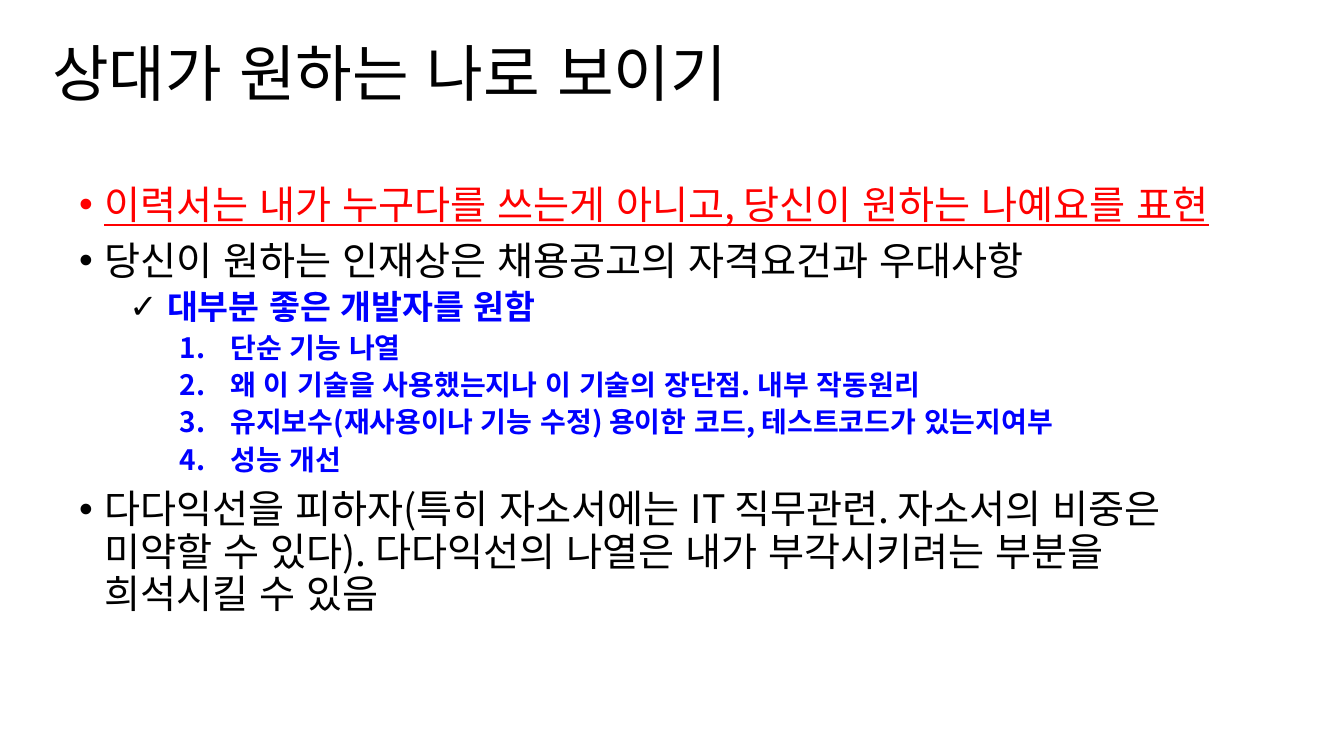
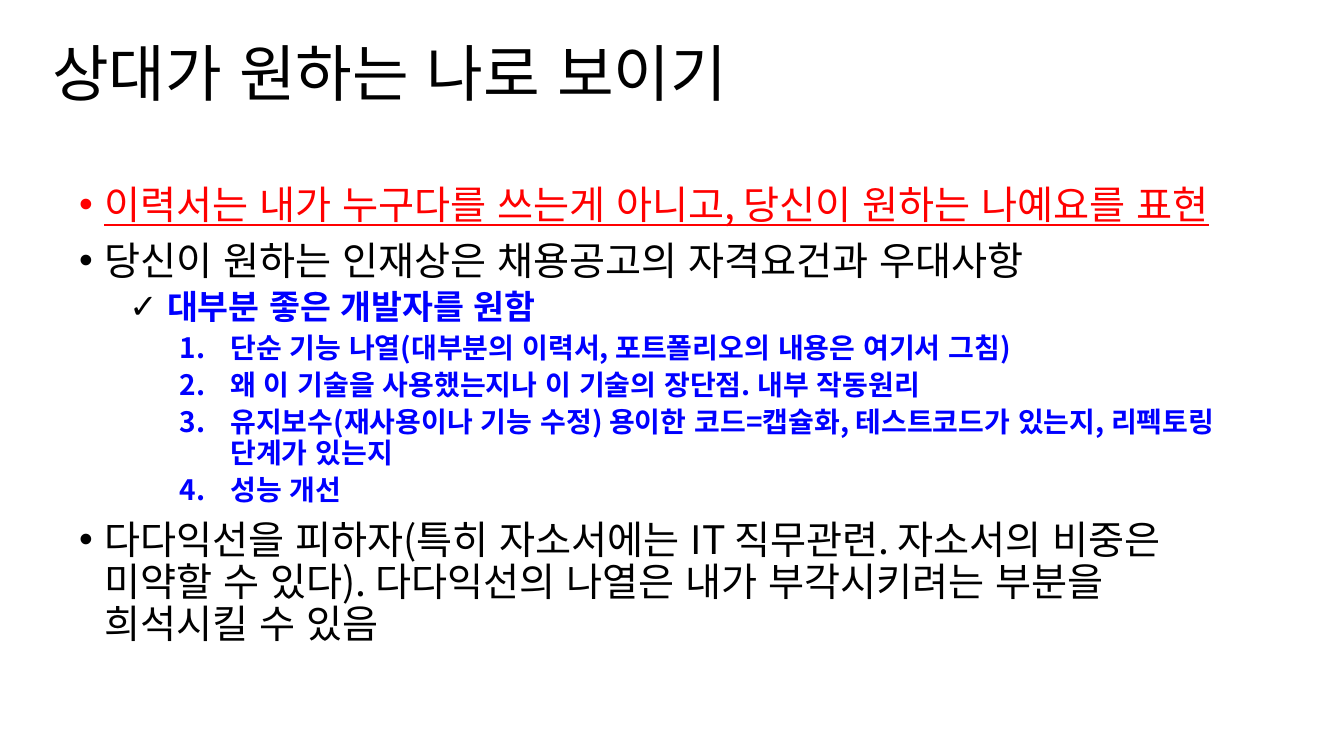
Before and after one commit to yisy0703/ai, a slide deck: slide 1 of 취업/상대가 원하는 나로 보이기.pptx. Drawn at 1344x756 pixels with LibreOffice and Linux fonts; fonts in the diff are those of the drawing. Boxes give left, top, right and bottom in pixels: in the first picture for what was removed or moved away, otherwise in the second. Text is boxed around its words. In the diff, an @@ line names an element or a change of style, - is before the commit and + after.

Commit message:
이력서및포트폴리오

```diff
--- a/취업/상대가 원하는 나로 보이기.pptx
+++ b/취업/상대가 원하는 나로 보이기.pptx
@@ text at (230,334,1011,364): text changed @@
-    1. 단순 기능 나열
+    1. 단순 기능 나열(대부분의 이력서, 포트폴리오의 내용은 여기서 그침)
@@ text at (230,408,1214,466): text changed @@
-    3. 유지보수(재사용이나 기능 수정) 용이한 코드, 테스트코드가 있는지여부
+    3. 유지보수(재사용이나 기능 수정) 용이한 코드=캡슐화, 테스트코드가 있는지, 리펙토링 단계가 있는지
```
Also in this commit, not shown: 1 other slide changed, 3 slides added.
